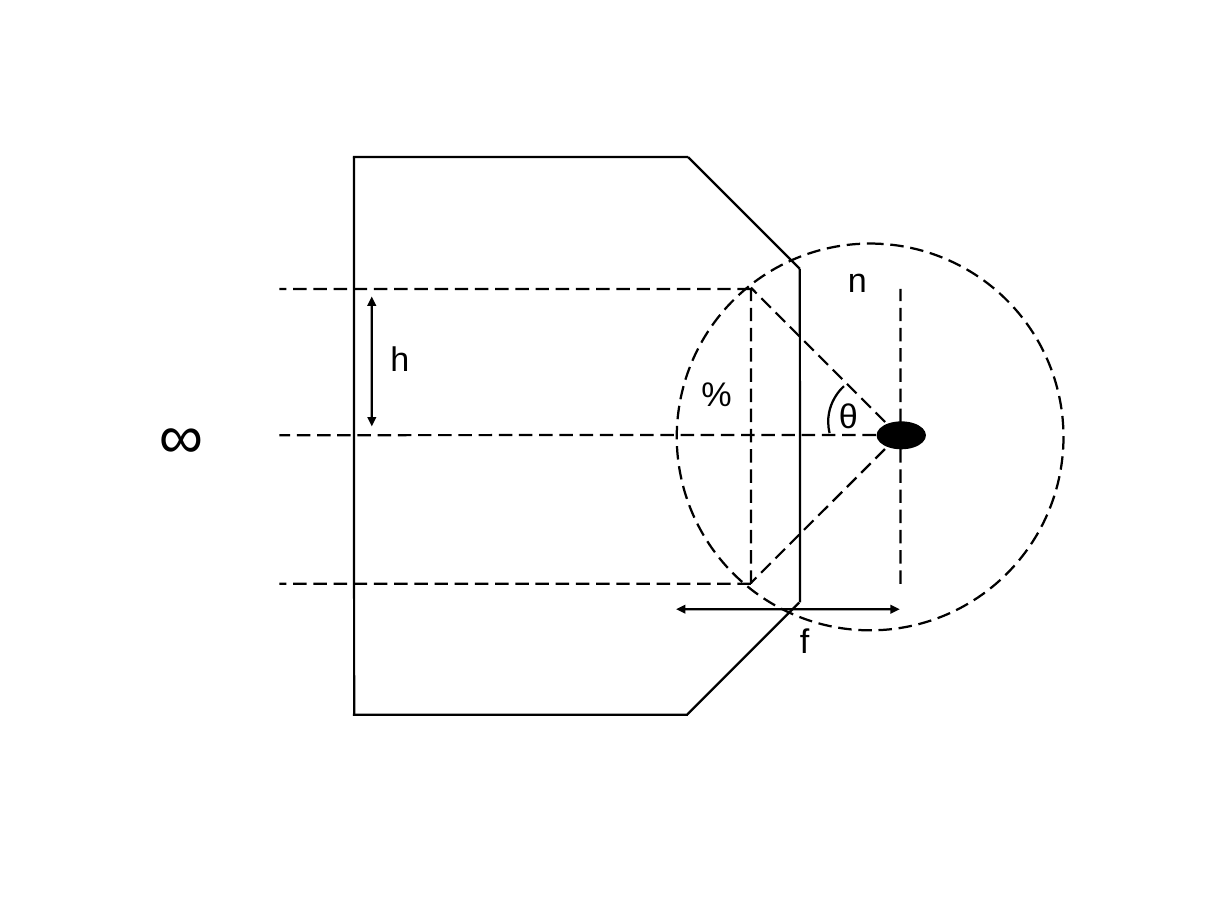
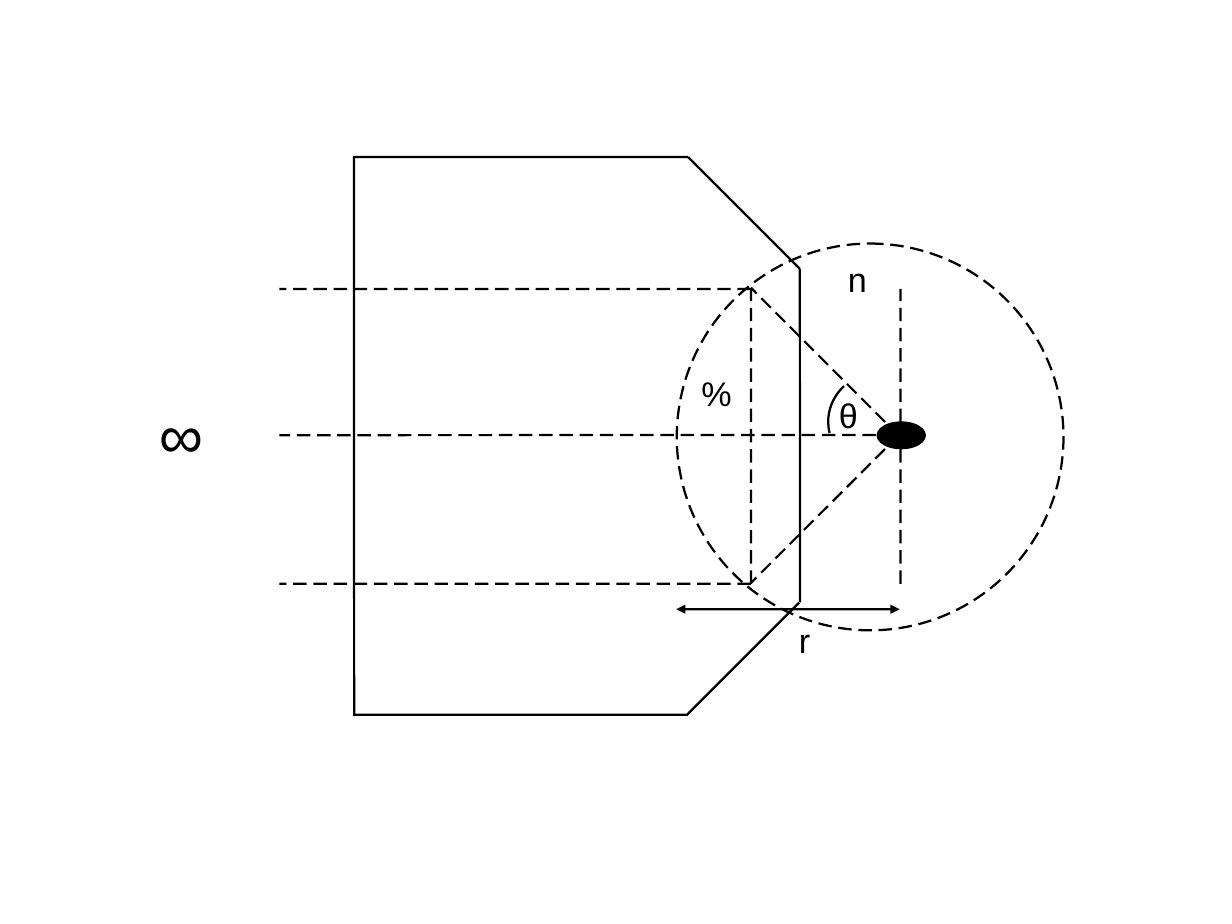
Before and after one commit to amsikking/microscope_objectives, a slide deck: slide 14 of figures/objective_sketches.odp. Drawn at 1232x924 pixels with LibreOffice and Linux fonts; fonts in the diff are those of the drawing. Boxes give left, top, right and bottom in pixels: in the first picture for what was removed or moved away, otherwise in the second. Text is boxed around its words. In the diff, an @@ line names an element or a change of style, - is before the commit and + after.

```diff
--- a/figures/objective_sketches.odp
+++ b/figures/objective_sketches.odp
@@ double arrow removed from (372, 296) to (372, 426) @@
@@ text removed at [390, 346, 409, 371] @@
-h
@@ text at [799, 634, 810, 653]: text changed @@
-f
+r
```
Also in this commit, not shown: 2 other slides changed, 3 other files.
